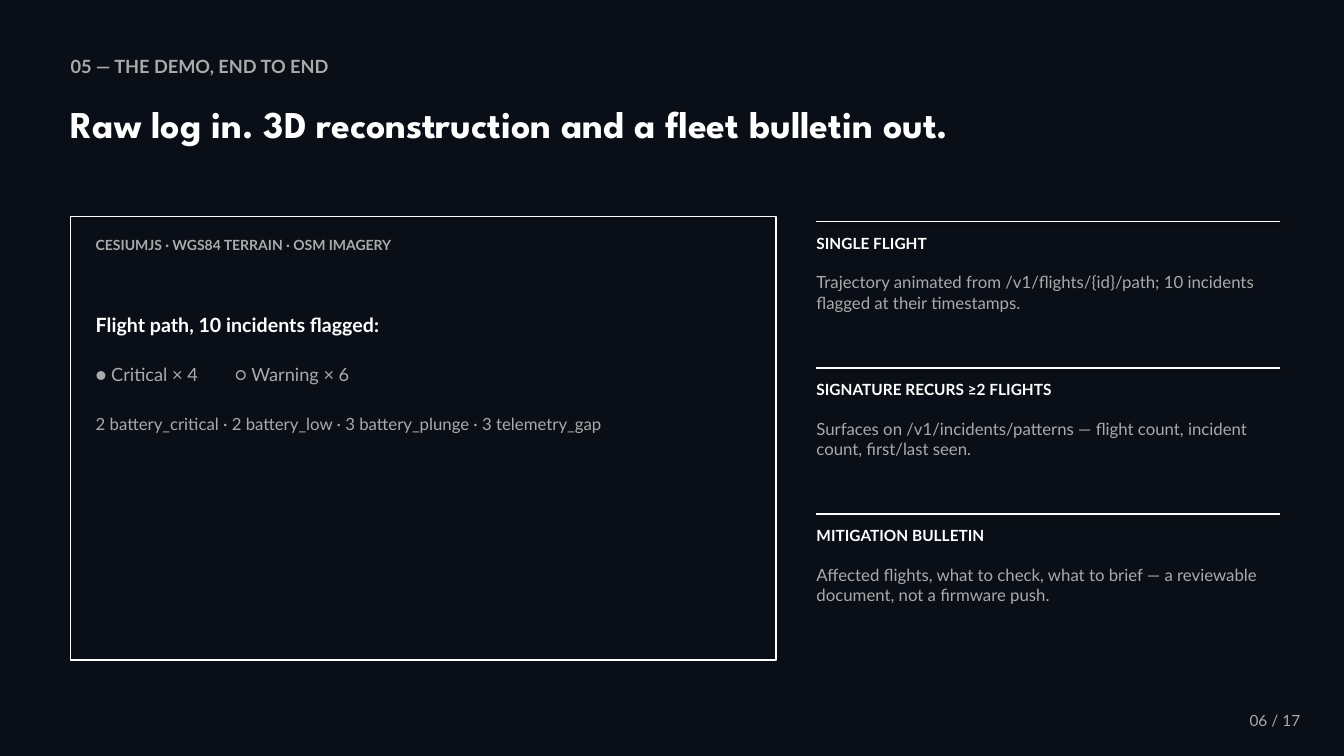
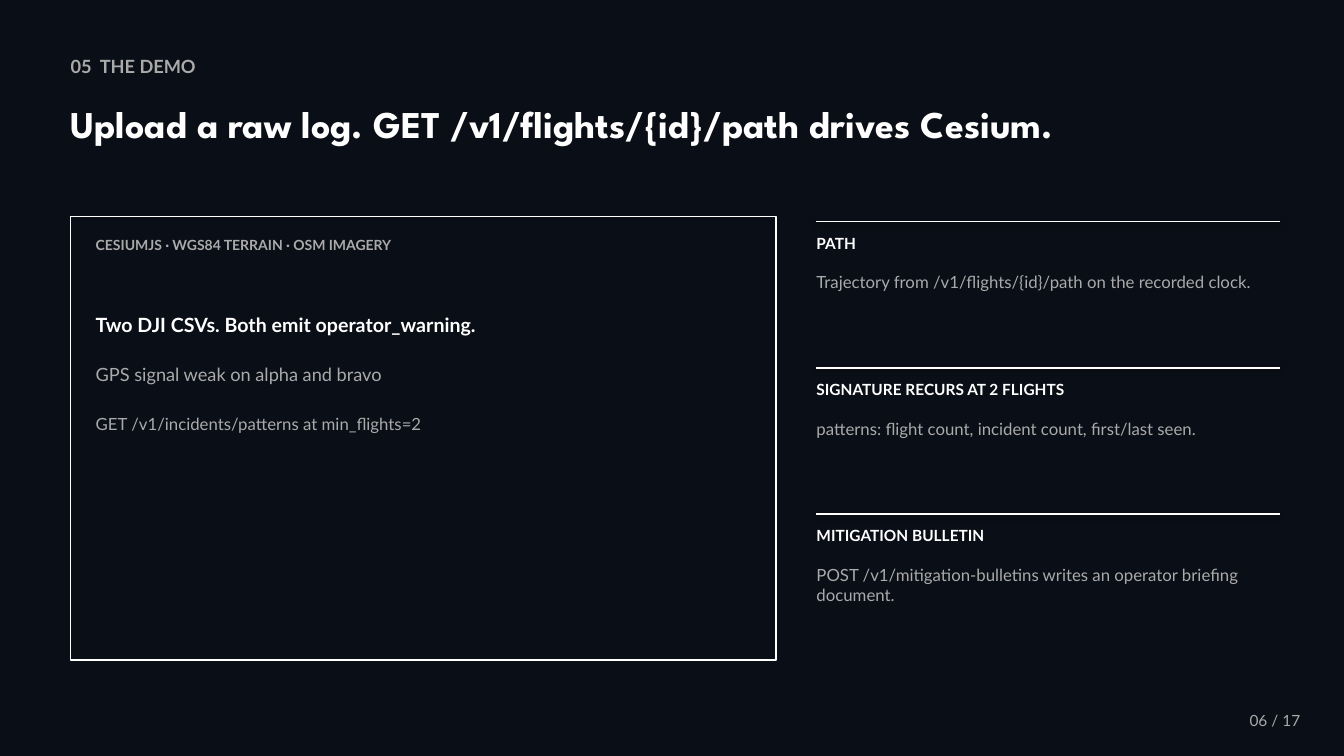
Before and after one commit to Sea1vester/WISL-Singapore-Defence-Tech-Hackathon, a slide deck: slide 6 of WISL_Pitch_Deck.pptx. Drawn at 1344x756 pixels with LibreOffice and Linux fonts; fonts in the diff are those of the drawing. Boxes give left, top, right and bottom in pixels: in the first picture for what was removed or moved away, otherwise in the second. Text is boxed around its words. In the diff, an @@ line names an element or a change of style, - is before the commit and + after.

Commit message:
Update pitch slides and ignore large local datasets.
Drop the 909MB telemetry zip and other local junk from git so GitHub will accept the push.

```diff
--- a/WISL_Pitch_Deck.pptx
+++ b/WISL_Pitch_Deck.pptx
@@ text at [71, 59, 196, 73]: text changed @@
-05 — THE DEMO, END TO END
+05 THE DEMO
@@ text at [71, 111, 1053, 147]: text changed @@
-Raw log in. 3D reconstruction and a fleet bulletin out.
+Upload a raw log. GET /v1/flights/{id}/path drives Cesium.
@@ text at [816, 238, 856, 249]: text changed @@
-SINGLE FLIGHT
+PATH
@@ text at [816, 275, 1251, 291]: text changed @@
-Trajectory animated from /v1/flights/{id}/path; 10 incidents flagged at their timestamps.
+Trajectory from /v1/flights/{id}/path on the recorded clock.
@@ text at [96, 317, 476, 336]: text changed @@
-Flight path, 10 incidents flagged:
+Two DJI CSVs. Both emit operator_warning.
@@ text at [96, 367, 382, 385]: text changed @@
-● Critical × 4 ○ Warning × 6
+GPS signal weak on alpha and bravo
@@ text at [816, 383, 1064, 395]: text changed @@
-SIGNATURE RECURS ≥2 FLIGHTS
+SIGNATURE RECURS AT 2 FLIGHTS
@@ text at [96, 417, 422, 433]: text changed @@
-2 battery_critical · 2 battery_low · 3 battery_plunge · 3 telemetry_gap
+GET /v1/incidents/patterns at min_flights=2
@@ text at [816, 422, 1195, 438]: text changed @@
-Surfaces on /v1/incidents/patterns — flight count, incident count, first/last seen.
+patterns: flight count, incident count, first/last seen.
@@ text at [816, 568, 1238, 601]: text changed @@
-Affected flights, what to check, what to brief — a reviewable document, not a firmware push.
+POST /v1/mitigation-bulletins writes an operator briefing document.
```
Also in this commit, not shown: 6 other slides changed, 2 slides added, 2 slides removed, 4 other files.
